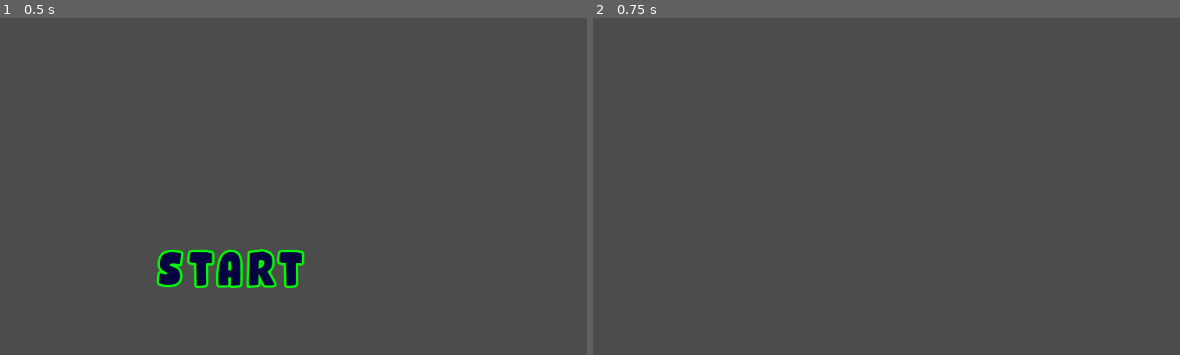
Above: before the commit, frames 1-2 (left to right).
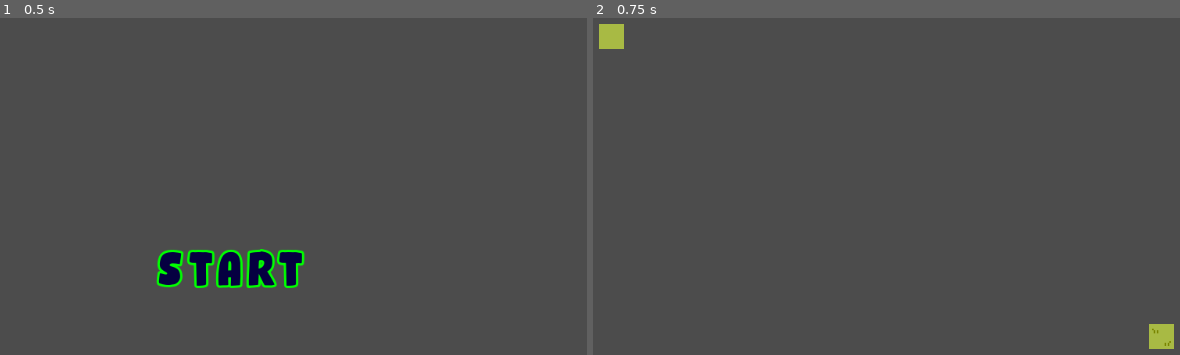
Above: after the commit, the same moments.

Repository: pranshuthegamer/GWJ-33
Game: Godot game, scene res://Scenes/Not Levels/Main.tscn
Same seed, same stepped clock (60 frames per second), same inputs: the game is played once before the commit and once after it.
Inputs:
- Up to frame 1 (0.5 s): no input
- Up to frame 2 (0.75 s): click "START" at 0.5 s

Frame 1 is identical in both runs. In frame 2, 0.6% of the frame differs, in the area x 1-99%, y 1-99%.

Commit message:
tileset work

Diff:
--- /dev/null
+++ b/Assets/Grass_Tileset/grass_tileset.tres
@@ -0,0 +1,28 @@
+[gd_resource type="TileSet" load_steps=2 format=2]
+
+[ext_resource path="res://Assets/Grass_Tileset/grass_tileset_16x16.png" type="Texture" id=1]
+
+[resource]
+0/name = "grass_tileset_16x16.png 0"
+0/texture = ExtResource( 1 )
+0/tex_offset = Vector2( 0, 0 )
+0/modulate = Color( 1, 1, 1, 1 )
+0/region = Rect2( 0, 0, 192, 96 )
+0/tile_mode = 1
+0/autotile/bitmask_mode = 1
+0/autotile/bitmask_flags = [ Vector2( 0, 0 ), 16, Vector2( 0, 1 ), 511, Vector2( 0, 2 ), 511, Vector2( 1, 0 ), 255, Vector2( 1, 1 ), 219, Vector2( 1, 2 ), 507, Vector2( 2, 0 ), 63, Vector2( 2, 2 ), 504, Vector2( 3, 0 ), 447, Vector2( 3, 1 ), 438, Vector2( 3, 2 ), 510, Vector2( 4, 0 ), 432, Vector2( 4, 1 ), 54, Vector2( 5, 0 ), 216, Vector2( 5, 1 ), 27 ]
+0/autotile/icon_coordinate = Vector2( 0, 0 )
+0/autotile/tile_size = Vector2( 32, 32 )
+0/autotile/spacing = 0
+0/autotile/occluder_map = [  ]
+0/autotile/navpoly_map = [  ]
+0/autotile/priority_map = [  ]
+0/autotile/z_index_map = [  ]
+0/occluder_offset = Vector2( 0, 0 )
+0/navigation_offset = Vector2( 0, 0 )
+0/shape_offset = Vector2( 0, 0 )
+0/shape_transform = Transform2D( 1, 0, 0, 1, 0, 0 )
+0/shape_one_way = false
+0/shape_one_way_margin = 0.0
+0/shapes = [  ]
+0/z_index = 0
--- a/Scenes/Levels/001.tscn
+++ b/Scenes/Levels/001.tscn
@@ -1,3 +1,13 @@
-[gd_scene format=2]
+[gd_scene load_steps=2 format=2]
+
+[ext_resource path="res://Assets/Grass_Tileset/grass_tileset.tres" type="TileSet" id=1]
 
 [node name="Level" type="Node2D"]
+
+[node name="Start" type="Node2D" parent="."]
+
+[node name="TileMap" type="TileMap" parent="."]
+tile_set = ExtResource( 1 )
+cell_size = Vector2( 32, 32 )
+format = 1
+tile_data = PoolIntArray( 65543, 0, 0, 851997, 0, 65536 )
--- /dev/null
+++ b/Scenes/Not Levels/Character.tscn
@@ -0,0 +1,23 @@
+[gd_scene load_steps=4 format=2]
+
+[ext_resource path="res://Assets/Charecters/main_protagonist/main_protagonist.png" type="Texture" id=1]
+[ext_resource path="res://Scripts/Player.gd" type="Script" id=2]
+
+[sub_resource type="CapsuleShape2D" id=1]
+radius = 24.0
+height = 80.0
+
+[node name="Player" type="KinematicBody2D"]
+script = ExtResource( 2 )
+
+[node name="Sprite" type="Sprite" parent="."]
+texture = ExtResource( 1 )
+hframes = 4
+vframes = 2
+frame = 7
+
+[node name="CollisionShape2D" type="CollisionShape2D" parent="."]
+shape = SubResource( 1 )
+
+[node name="Down" type="RayCast2D" parent="."]
+cast_to = Vector2( 0, 64.1 )
--- /dev/null
+++ b/Scenes/Not Levels/bullet.tscn
@@ -0,0 +1,35 @@
+[gd_scene load_steps=4 format=2]
+
+[ext_resource path="res://Assets/Bulets/basic.png" type="Texture" id=1]
+[ext_resource path="res://Scripts/bullet.gd" type="Script" id=2]
+
+[sub_resource type="StreamTexture" id=1]
+flags = 4
+load_path = "res://.import/light.png-2a7c25d2528b528b4775521a146eeb11.stex"
+
+[node name="bullet" type="Area2D" groups=[
+"bullet",
+]]
+position = Vector2( 8, 8 )
+script = ExtResource( 2 )
+
+[node name="Light2D" type="Light2D" parent="."]
+position = Vector2( -4, 0 )
+scale = Vector2( 0.125, 0.125 )
+texture = SubResource( 1 )
+energy = 0.75
+range_height = 4.0
+range_z_min = -1025
+range_layer_min = -1
+range_layer_max = 4
+
+[node name="Sprite" type="Sprite" parent="."]
+position = Vector2( -4, -2.38418e-07 )
+scale = Vector2( 0.9875, 1 )
+texture = ExtResource( 1 )
+
+[node name="CollisionPolygon2D" type="CollisionPolygon2D" parent="."]
+visible = false
+polygon = PoolVector2Array( -8, -3, -2, -3, -2, -2, -1, -2, -1, -1, 0, -1, 0, 1, -1, 1, -1, 2, -2, 2, -2, 3, -8, 3, -8, 0 )
+
+[connection signal="body_entered" from="." to="." method="_on_bullet_body_entered"]
--- /dev/null
+++ b/Scripts/Player.gd
@@ -0,0 +1,128 @@
+extends KinematicBody2D
+
+export var speed = 100.0
+var velocity = Vector2()
+var shooting = false
+var ShotSpeed = 0
+var move_and_slide
+var recoil_timer
+var recoiltime = 0
+var currentweapon = 0
+
+var recoil = 1
+var damage = 1
+var spray = 1
+var MaxSpray = 1
+var ShootingSpeed = 0.15
+
+var health = 100
+
+#Weapons
+
+var weapons = [{
+	"name":"SMG",
+	"damage":5,
+	"speed":0.04,
+	"recoil":0.7,
+	"spray":0.1,
+	"MaxSpray":0.2},
+	{
+	"name":"AR",
+	"damage":15,
+	"speed":0.17,
+	"recoil":2,
+	"spray":0.05,
+	"MaxSpray":0.25}
+	]
+
+#SMG
+
+
+
+var bullet = preload("res://Scenes/Not Levels/bullet.tscn")
+
+func _ready():
+	changeWeapon()
+
+func _process(delta):
+
+	ShotSpeed += delta
+
+	if health <= 0:
+		Auto.died()
+	look_at(get_global_mouse_position())
+
+	#if the shot cooldown is met, the player shoots
+	if shooting and ShotSpeed >= ShootingSpeed:
+		#recoil
+		position -= transform.x * recoil
+		#spawns bullet
+		var shot = bullet.instance()
+		get_node("/root/Main").add_child(shot)
+		shot.damage = damage
+		shot.transform = $Barrel.global_transform
+		#adds spray
+		var tempspray = spray + (recoiltime/1000)
+		if tempspray >= MaxSpray:
+			tempspray = MaxSpray
+		print(tempspray)
+		shot.rotation += rand_range(-tempspray,tempspray)
+		ShotSpeed = 0
+	#reduces Spray as time passes without shooting
+	if shooting == false:
+		if recoiltime >= 0:
+			recoiltime -= delta * 100
+		else:
+			recoiltime = 0
+	else:
+		recoiltime += delta
+
+	#checks if you released left click
+	if Input.is_action_just_released("click"):
+		shooting = false
+
+
+func _physics_process(_delta):
+	get_input()
+	move_and_slide = move_and_slide(velocity)
+
+#Shooting
+func _input(event):
+	if event is InputEventMouseButton and event.is_pressed() and event.is_action("click") and get_node("/root/Main").ingame == true:
+		shooting = true
+	if Input.is_key_pressed(KEY_K):
+		changeWeapon()
+
+#func change weapon
+func changeWeapon():
+	if weapons.size() - 1 <= currentweapon:
+		currentweapon = 0
+	else:
+		currentweapon += 1
+	var temp = weapons[currentweapon]
+	print("Switched to ",temp["name"])
+	damage = temp["damage"]
+	ShootingSpeed = temp["speed"]
+	spray = temp["spray"]
+	ShotSpeed = 0
+
+#Reduces Health
+func hit(dmg):
+	health -= dmg
+	print(health)
+
+#Player Movement
+func get_input():
+	var shift = 1
+	velocity = Vector2()
+	if Input.is_action_pressed('ui_right2'):
+		velocity.x += 1
+	if Input.is_action_pressed('ui_left2'):
+		velocity.x -= 1
+	if Input.is_action_pressed('ui_down2'):
+		velocity.y += 1
+	if Input.is_action_pressed('ui_up2'):
+		velocity.y -= 1
+	if Input.is_key_pressed(KEY_SHIFT):
+		shift = 1.5
+	velocity = velocity.normalized() * speed * shift
--- /dev/null
+++ b/Scripts/bullet.gd
@@ -0,0 +1,31 @@
+extends Area2D
+
+var speed = 1000
+var damage = null
+
+func _physics_process(delta):
+	position += transform.x * speed * delta
+
+
+func _on_bullet_body_entered(body):
+	if body.is_in_group("mob"):
+		body.hit(damage)
+	queue_free()
+
+
+func _enter_tree():
+	var time = Timer.new()
+	var lighting = Timer.new()
+	lighting.connect("timeout",self,"_on_light_timeout")
+	add_child(lighting)
+	lighting.start(0.05)
+	time.connect("timeout",self,"_on_timer_timeout")
+	add_child(time)
+	time.start(1)
+
+func _on_timer_timeout():
+	queue_free()
+
+func _on_light_timeout():
+	$Light2D.energy -= 0.1
+	$Light2D.scale -= Vector2(0.01,0.01)
--- a/project.godot
+++ b/project.godot
@@ -22,6 +22,34 @@
 
 window/size/height=768
 
+[input]
+
+ui_up2={
+"deadzone": 0.5,
+"events": [ Object(InputEventKey,"resource_local_to_scene":false,"resource_name":"","device":0,"alt":false,"shift":false,"control":false,"meta":false,"command":false,"pressed":false,"scancode":87,"unicode":0,"echo":false,"script":null)
+ ]
+}
+ui_down2={
+"deadzone": 0.5,
+"events": [ Object(InputEventKey,"resource_local_to_scene":false,"resource_name":"","device":0,"alt":false,"shift":false,"control":false,"meta":false,"command":false,"pressed":false,"scancode":83,"unicode":0,"echo":false,"script":null)
+ ]
+}
+ui_right2={
+"deadzone": 0.5,
+"events": [ Object(InputEventKey,"resource_local_to_scene":false,"resource_name":"","device":0,"alt":false,"shift":false,"control":false,"meta":false,"command":false,"pressed":false,"scancode":68,"unicode":0,"echo":false,"script":null)
+ ]
+}
+ui_left2={
+"deadzone": 0.5,
+"events": [ Object(InputEventKey,"resource_local_to_scene":false,"resource_name":"","device":0,"alt":false,"shift":false,"control":false,"meta":false,"command":false,"pressed":false,"scancode":65,"unicode":0,"echo":false,"script":null)
+ ]
+}
+click={
+"deadzone": 0.5,
+"events": [ Object(InputEventMouseButton,"resource_local_to_scene":false,"resource_name":"","device":0,"alt":false,"shift":false,"control":false,"meta":false,"command":false,"button_mask":0,"position":Vector2( 0, 0 ),"global_position":Vector2( 0, 0 ),"factor":1.0,"button_index":1,"pressed":false,"doubleclick":false,"script":null)
+ ]
+}
+
 [physics]
 
 common/enable_pause_aware_picking=true
Binary file added: Assets/Grass_Tileset/grass_tileset_16x16.png
Not shown, added: Assets/Grass_Tileset/grass_tileset_16x16.png.import
